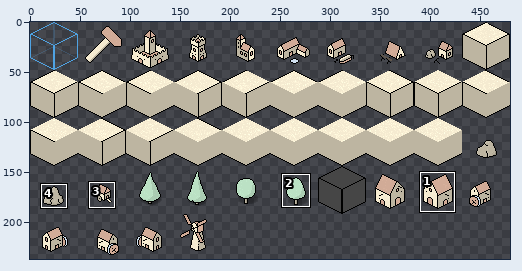
File history of a sprite sheet, data/gfx/paper/full_48x48.png. The picture above shows the old version from afar; the outline marks the close-up.
Close-up. Before:
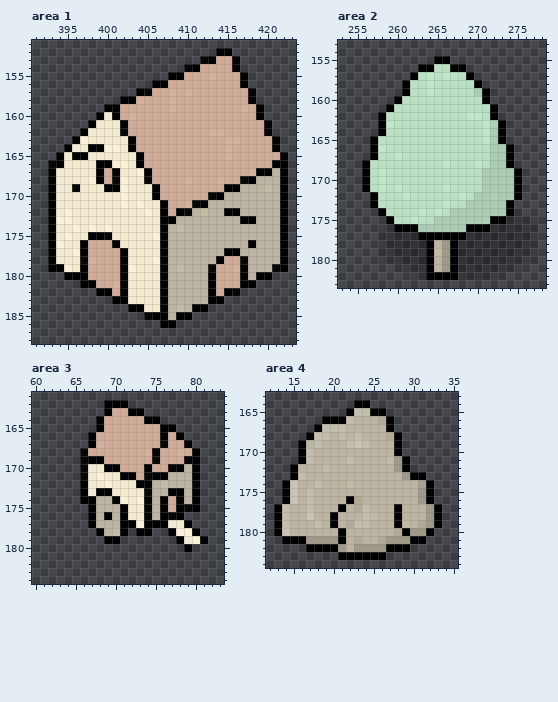
The file is 480x240 pixels. Pixels under 10% opacity are left out. Colours within 5 levels of each other are drawn and written as one. Shown: area 1: x 391..423, y 151..188; area 2: x 253..278, y 153..183; area 3: x 60..83, y 161..184; area 4: x 12..35, y 163..184. The wide view leaves out empty margins. The commit also changed other parts of the picture, which this record leaves out.
The result:
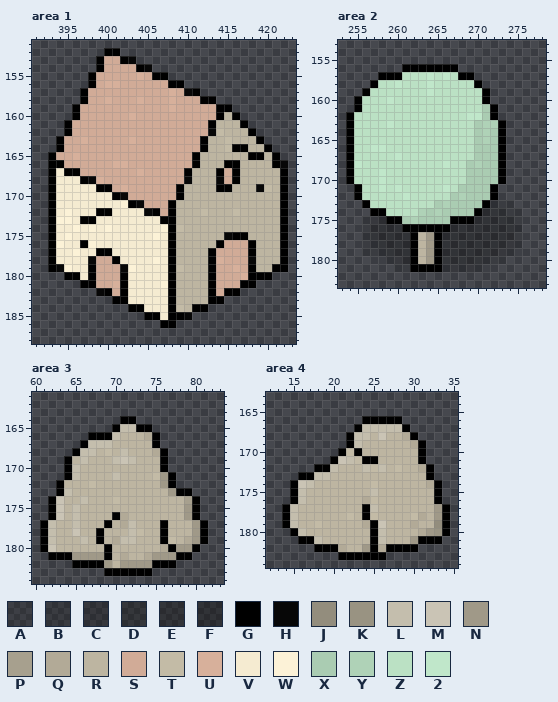
Palette (. is transparent): A #0000001f  B #0000002c  C #00000037  D #0000003d  E #00000044  F #0000004c  G #000000  H #070707  J #938d7d  K #999382  L #c4bead  M #cac4b5  N #a09988  P #a7a08e  Q #b2aa97  R #bdb5a1  S #d1ab97  T #c3bba6  U #d7b09b  V #f5ebd1  W #fcf2d7  X #aaccb2  Y #afd2b7  Z #bbe1c4  2 #c0e7ca
Diff:
Area 1:
y 152: x 400..401 .. -> GG; x 414..415 GG -> ..
y 153: x 399..403 ..... -> GSSGH; x 412..416 HGSSG -> .....
y 154: x 399..405 ....... -> GSSSSGH; x 410..416 HGSSSSG -> .......
y 155: x 398..417 ..........GGSSSUSSSG -> GSSSSSUSGG..........
y 156: x 398..417 ........GGSSSSSSSSSG -> GSUUSSSSSSGG........
y 157: x 397..405 .......GH -> GSSSSSSSS; x 410..418 USSSSSSSG -> HG.......
y 158: x 397..403 .....GG -> GSSUSSS; x 412..418 SSSSSSG -> GG.....
y 159: x 396..401 ....GG -> GSSSSS; x 414..419 SSSUSG -> GG....
y 160: x 396..401 ...GVG -> GSSSSS; x 414..419 SSSSSG -> GRG...
y 161: x 395..402 ...GVVVG -> GSSSSSSS; x 413..420 SSSSSSSG -> GRRRG...
y 162: x 395..402 ..GVVVVH -> GSSSSSSS; x 413..420 UUSSSSSG -> HTRRRG..
y 163: x 394..403 ..GWVVVVVG -> GSSUSSSSSU; x 412..421 SSSUUSSSSG -> GRRTRRRG..
y 164: x 394..403 .GVVGGWWVG -> GSSSSSSSSS; x 412..421 SSSUSSSSSG -> GRRTGGRRG.
y 165: x 393..404 .GVGGVVVVVVG -> GSSUSSSSSSSS; x 411..422 SSSSUSSSSSSG -> GRRRRRRGGRG.
y 166: x 393 H -> G; x 395..404 VVVVGGWWVG -> SSSSSSUUSS; x 411..420 SSSSSSSSSS -> GRRRGGRRRR; x 422 G -> H
y 167: x 395..399 VVVVG -> GGSSS; x 401..405 GVVWG -> SSSUS; x 410..414 SSSSS -> GRRRG; x 416..420 SSUGG -> GRRRR
y 168: x 397..399 VWG -> GHU; x 401..405 HWVVH -> SSSSS; x 410..414 USSSU -> HRRRH; x 416..418 SHG -> GRR
y 169: x 396 H -> V; x 399 V -> G; x 401..406 GWVVVG -> SUSSSS; x 409..414 SSSSSS -> GRRRRG; x 416 G -> R; x 419 R -> H
y 170: x 401..406 VWVVVG -> GHSSSS; x 409..414 SSSSHG -> GRRRRR
y 171: x 403..412 VWVVGSSUHG -> GHSSSGRRRR
y 172: x 399..400 VV -> GG; x 405..410 WVGSGH -> HGSGRR; x 415..416 GG -> RT
y 173: x 397..398 VV -> GG; x 417..418 GG -> RR
y 174: x 407..408 GR -> WG
y 175: x 398..400 GGH -> VVV; x 407..408 GR -> VG; x 415..417 RRR -> HGG
y 176: x 398..401 SSSG -> WVVV; x 407..408 GR -> VG; x 414..417 RRRR -> GSSS
y 177: x 397..402 GSSSSG -> VVGGVV; x 407..408 GR -> VG; x 413..418 RRGGRR -> GSSSSG
y 178: x 397..398 HU -> VH; x 401..402 SG -> GV; x 407..408 GR -> VG; x 413..414 RG -> GU; x 417..418 HR -> SH
y 179: x 394 G -> H; x 397..398 GS -> VG; x 402 G -> H; x 407..408 GR -> VG; x 413 H -> G; x 417..418 GR -> SG; x 421 H -> G
y 180: x 397..398 GS -> VG; x 407..408 GR -> VG; x 417..418 GR -> UG
y 181: x 407..408 GR -> WG
y 182: x 399 G -> H; x 407..408 GR -> VG; x 416 H -> G
y 183..184: x 407..408 GR -> VG
y 185: x 405 H -> G; x 407..408 GR -> VG; x 410 G -> H
Area 2:
y 155: x 265..266 GG -> ..
y 156: x 261..262 .. -> GG; x 265..266 ZZ -> GG; x 268 G -> .
y 157: x 258..262 ....G -> GGGZZ; x 268 Z -> G
y 158: x 257..261 ....G -> GZZ2Z
y 159: x 256..261 .....G -> GZZZZZ; x 270 X -> Z
y 160: x 255..260 .....G -> GZZZ2Z
y 161: x 255..259 ....G -> GZZZZ; x 271 Z -> X
y 162: x 254..258 ....G -> GZZZZ; x 271 Z -> X
y 163..164: x 254..258 ....G -> GZZZZ; x 270..271 Z2 -> XY
y 165: x 254..257 ...G -> GZZZ; x 270..271 Z2 -> XY
y 166: x 254..257 ...G -> GZZ2; x 270..271 ZZ -> XX; x 273..274 XG -> G.
y 167: x 254..257 ...G -> GZZZ; x 270..271 ZZ -> XX; x 273..274 XG -> G.
y 168: x 254..256 ..G -> G2Z; x 269..271 Z2Z -> XYX; x 273..274 XG -> G.
y 169..170: x 254..256 ..G -> GZZ; x 269..270 ZZ -> XX; x 273..275 XXG -> G..
y 171: x 255..256 .G -> GZ; x 268..270 ZZZ -> XXX; x 272..275 XXXG -> G...
y 172: x 255..257 ..G -> GZZ; x 267..269 Z2Z -> XYX; x 272..275 YXXG -> G...
y 173: x 256..257 .G -> GZ; x 265..268 Z2ZZ -> XYXX; x 271..274 XXXG -> GCBA
y 174: x 257 . -> G; x 263..266 2Z2Z -> YXYX; x 270..274 XXXXG -> GFEDB
y 175: x 256..258 ... -> ACE; x 260..264 ZZ2ZZ -> GXYXX; x 267..277 XXXXYGGECBA -> GGGFFFEDB..
y 176: x 256..260 ..ABG -> BEFFF; x 263..271 XXXXXXGGG -> GGGGFFFFF; x 274..277 FECB -> EC..
y 177: x 256..260 ..BDE -> BEFFF; x 262..264 FGG -> GRN; x 266..268 GGG -> FFF; x 274..277 FFEB -> EB..
y 178: x 256..259 ..BE -> BCEF; x 262..267 FFGRNG -> GRNGFF; x 273..277 FFFEB -> ECB..
y 179: x 256..259 ..BC -> ABCE; x 262..267 FFGTNG -> GRNGFF; x 271..277 FFFFECB -> EECBA..
y 180: x 262..277 EFGRNGFFFFFEECBA -> GRNGEEEEECBA....
y 181: x 262..263 CE -> GG; x 265..275 RNGEEEEECBA -> GCCCCBA....
y 182: x 262..273 ABGGGGCCCCBA -> ............
Area 3:
y 162: x 69..71 GGG -> ...
y 163: x 69..73 GSSGG -> .....
y 164: x 68..75 GSSSSSGG -> ...GG...
y 165: x 68..77 GSSSSSSSGG -> ..GLLGG...
y 166: x 68..78 SSSSSSSSGSG -> GGLRRRQG...
y 167: x 66..79 .GUSSSSSSSHSSG -> GLLLRRRRRG....
y 168: x 65..80 .HSSSSSSSUGSSUSG -> GLLRTRLRRRQG....
y 169: x 64..80 ..HGGSSSSSSHSSSGG -> GRLRRRLMLRRRG....
y 170: x 64..80 ..HVVGGSSSGSSGGRG -> GLRRRRRRRRRRG....
y 171: x 64..80 ..HVWVVGGSHGGRRRG -> GLRRRRLRRRRTNG...
y 172: x 63..74 ...GVVWVVVGG -> GRRRTRRRRRRR; x 76..80 TRRRH -> NG...
y 173: x 63..74 ...GVGGVVVVH -> GLRRRRRRRRRR; x 77 G -> N; x 79..80 RG -> G.
y 174: x 62..67 ....GG -> GMRRLR; x 70..74 GWVWG -> TRRRR; x 76..79 GSGR -> RRRP
y 175: x 62..67 .....G -> GMRLRR; x 71..74 GVVG -> RRRR; x 76..79 GSGH -> RRRN
y 176: x 62..67 .....G -> GMRLRR; x 69..74 GRGVVG -> RGQRRR; x 76..80 GHG.. -> RRRNG
y 177: x 61..67 ......G -> GLRRLRR; x 69 R -> G; x 71..75 GGWGG -> QLRRR; x 77..81 VVG.. -> RRRNG
y 178: x 61..67 ....... -> GLRRMRR; x 70..81 TG.GG..GWWG. -> RRLTRRGRRRNG
y 179: x 61..80 ........GG.......GVW -> GLRRRLRGRQLLRRRGTRQN
y 180: x 61..80 ..................G. -> GMRRRRRRGRRRRRRQGNNG
y 181: x 62..79 .................. -> GGGNNNNGRQRRQNNNGG
y 182: x 65..77 ............. -> GGGGNRNNNNGGG
y 183: x 69..74 ...... -> GGGGGG
Area 4:
y 164: x 23..24 GG -> ..
y 165: x 22..26 GLLGG -> .....
y 166: x 19..26 GGGLRRRQ -> .....GGG; x 28 . -> G
y 167: x 18..29 GLLLRRRRRG.. -> .....GLLLLLG
y 168: x 17..22 GLLRTR -> .....G; x 24 R -> L; x 26..30 RQG.. -> MRRQG
y 169: x 16..24 GRLRRRLML -> ......GLR; x 28..31 G... -> RRQG
y 170: x 16..23 GLRRRRRR -> .....GTG; x 28..31 G... -> RRRG
y 171: x 16..21 GLRRRR -> ....GM; x 23..25 RRR -> TGG; x 27..31 TNG.. -> RRRRG
y 172: x 15..20 GRRRTR -> ...GGL; x 24..26 RRR -> LTL; x 28..32 NG... -> TRRQG
y 173: x 15..19 GLRRR -> .GGLL; x 29..32 NGG. -> RRRG
y 174: x 14..18 GMRRL -> .GMLR; x 22 T -> R; x 25 R -> T; x 31..33 PG. -> RQG
y 175: x 14..17 GMRL -> .GLR; x 25 R -> L; x 31..33 NG. -> RRG
y 176: x 14..17 GMRL -> .GLR; x 22..25 GQRR -> RRQT; x 31..33 NG. -> RRG
y 177: x 13..15 GLR -> .GL; x 17 L -> R; x 21 G -> R; x 23..25 QLR -> RGL; x 28 G -> R; x 32..34 NG. -> RNG
y 178: x 13..15 GLR -> .GL; x 17 M -> R; x 20 G -> R; x 22 R -> T; x 24 L -> G; x 28 G -> R; x 30..34 RRNG. -> TQRNG
y 179: x 13..15 GLR -> .GL; x 18 L -> T; x 20 G -> R; x 22..26 QLLRR -> RRQGM; x 28..34 GTRQNG. -> RRQRRJG
y 180: x 13..16 GMRR -> ..GL; x 21 G -> R; x 25..26 RR -> GL; x 28..34 QGNNG.. -> RRRQNKG
y 181: x 14..15 GG -> ..; x 17..21 NNNNG -> GLRRR; x 23 Q -> R; x 25..30 RQNNNG -> GLRRRN; x 32..33 .. -> GG
y 182: x 17 G -> .; x 21 N -> Q; x 23 N -> R; x 25..26 NN -> GQ; x 30 . -> G
Boxes around the changes in both close-ups, in picture pixels (x1, y1, x2, y2):
changed: (48, 48, 288, 320)
changed: (346, 56, 538, 280)
changed: (40, 400, 208, 576)
changed: (274, 400, 450, 552)
